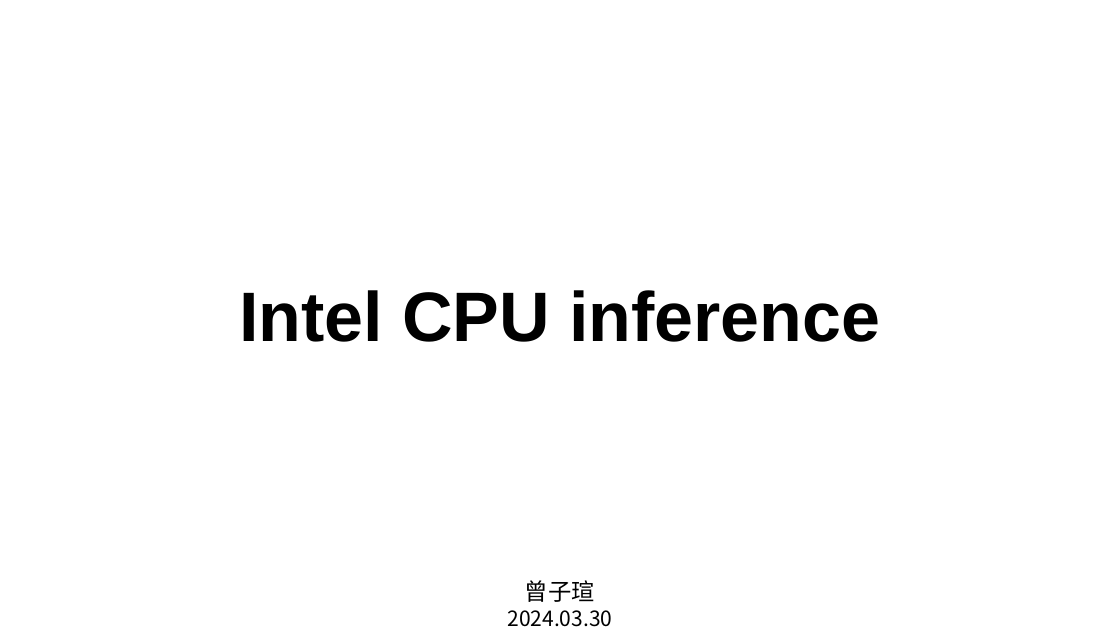
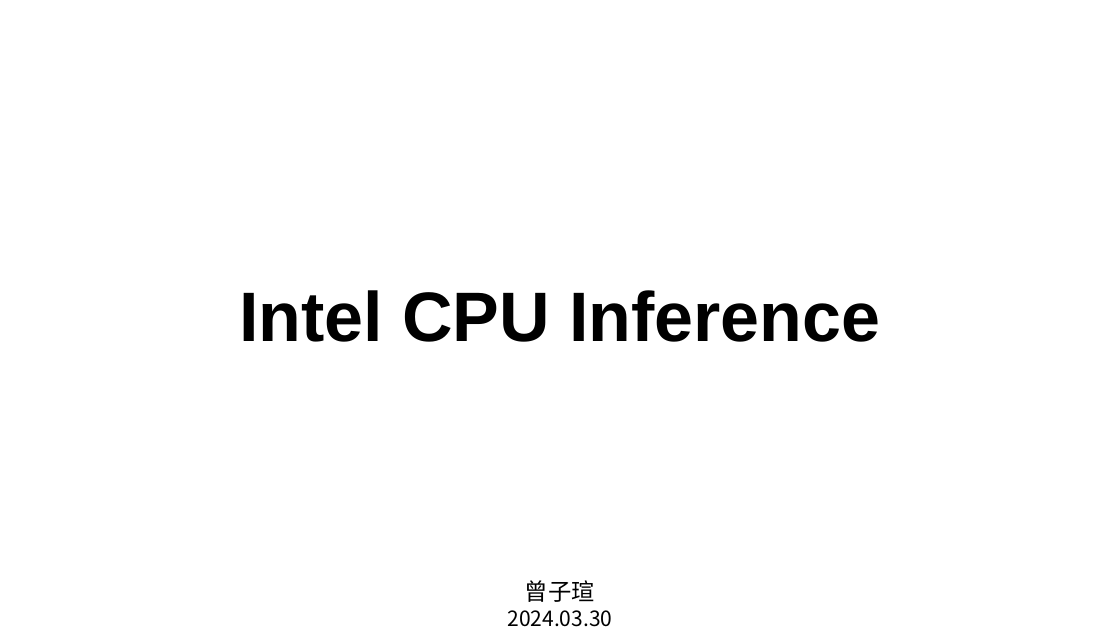
Before and after one commit to hypertseng/migration-falcon, a slide deck: slide 1 of 周记/Intel CPU Inference.pptx. Drawn at 1120x630 pixels with LibreOffice and Linux fonts; fonts in the diff are those of the drawing. Boxes give left, top, right and bottom in pixels: in the first picture for what was removed or moved away, otherwise in the second. Text is boxed around its words. In the diff, an @@ line names an element or a change of style, - is before the commit and + after.

Commit message:
update deep into Intel CPU Inference

```diff
--- a/周记/Intel CPU Inference.pptx
+++ b/周记/Intel CPU Inference.pptx
@@ title at box(239, 290, 880, 342): text changed @@
-Intel CPU inference
+Intel CPU Inference
```
Also in this commit, not shown: 1 other file.
